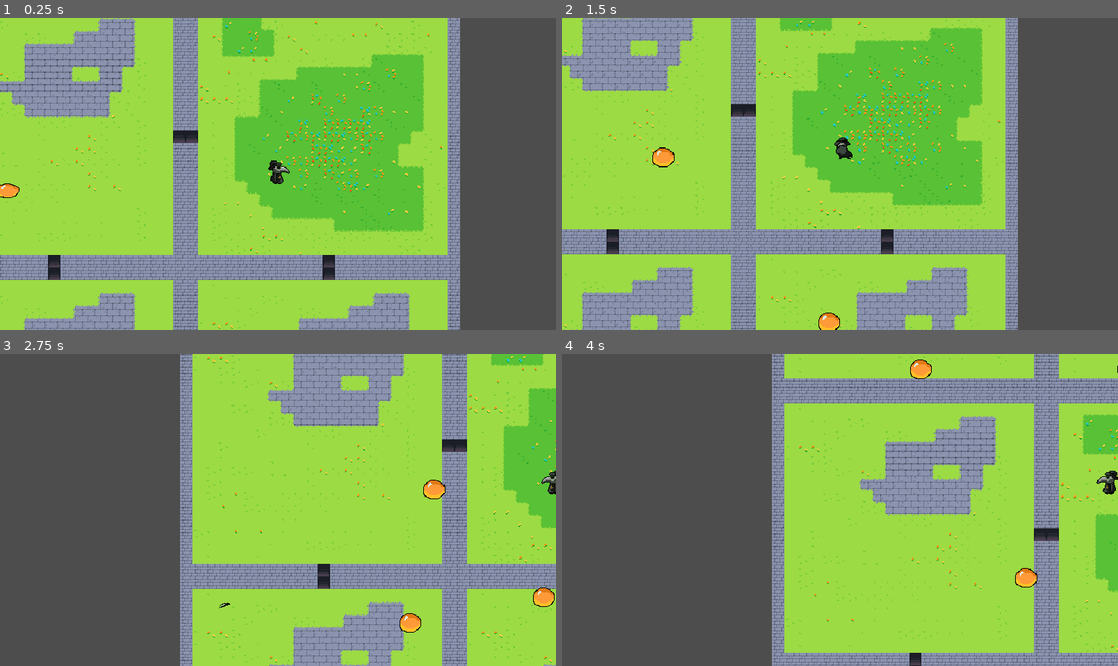
Above: before the commit, frames 1-4 (two rows, left to right).
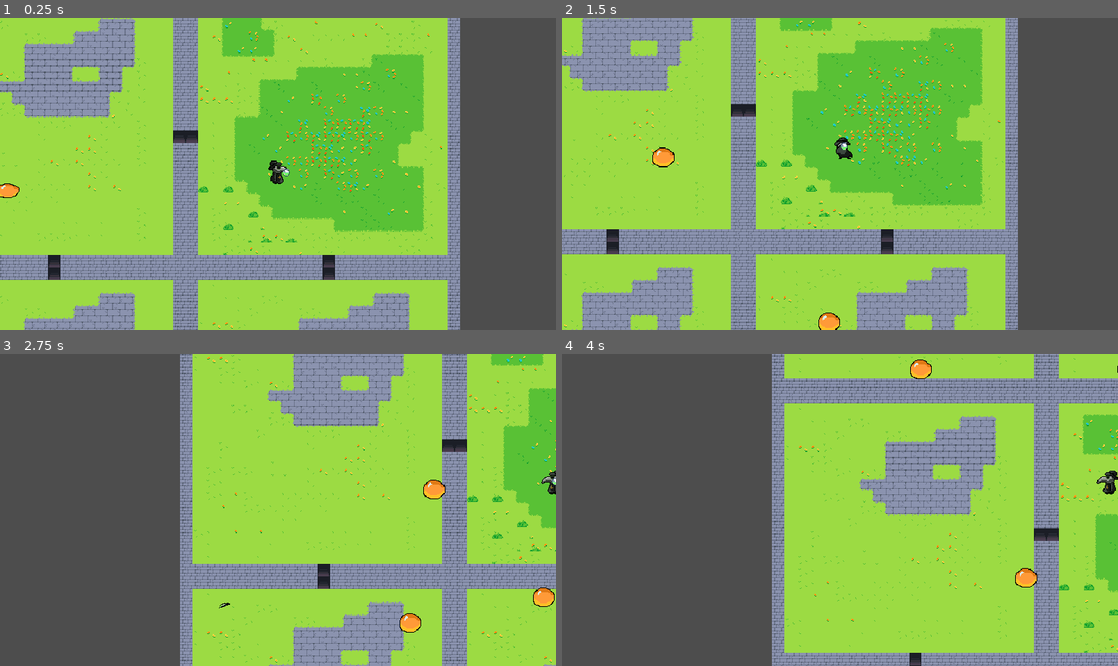
Above: after the commit, the same moments.

Repository: JohnHuber99/Black-Tower
Game: Godot game, scene res://Scenes/main.tscn
The game is run twice, just before and just after one commit, with the same random seed, the same clock (stepped at 60 frames per second) and the same inputs.
Inputs (mouse positions are in pixels of both pictures, inside the frame that each line leads up to):
- Up to frame 1 (0.25 s): no input
- Up to frame 2 (1.5 s): move the mouse to (962, 158) at 0.52 s; hold D (right) 0.53-1.28 s; click (962, 158) at 0.6 s; move the mouse to (728, 189) at 1.27 s; hold S (down) from 1.28 s (still down); tap Down (down_camera) at 1.35 s
- Up to frame 3 (2.75 s): move the mouse to (333, 441) at 2.02 s; release S (down) at 2.03 s; hold D (right) from 2.03 s (still down); hold Left (left_camera) from 2.03 s (still down)
- Up to frame 4 (4 s): move the mouse to (812, 572) at 2.77 s; release D (right) at 2.78 s; release Left (left_camera) at 2.78 s; hold W (up) 2.78-3.53 s; tap Right (right_camera) at 2.85 s; move the mouse to (1006, 556) at 3.52 s; hold A (left) from 3.53 s (still down); tap Mouse wheel down (scroll_down) at 3.6 s

The runs differ from the first frame. In frame 1, 0.2% of the frame differs, in the area x 35-54%, y 48-76%; in frame 2, 0.2%, in the area x 34-53%, y 39-68%; in frame 3, 0.2%; in frame 4, 0.1%.

Commit message:
added bush shaders
from https://godotshaders.com/shader/foliage-wind-shader/

Diff:
--- a/Rooms/Starting_Room.tscn
+++ b/Rooms/Starting_Room.tscn
@@ -1,10 +1,14 @@
-[gd_scene load_steps=11 format=4 uid="uid://c3elyorobl4bn"]
+[gd_scene load_steps=22 format=4 uid="uid://c3elyorobl4bn"]
 
 [ext_resource type="Texture2D" uid="uid://cmuu5ivjqf4ul" path="res://sprites/BT_Tile_Placeholders.png" id="1_bu3m2"]
 [ext_resource type="Texture2D" uid="uid://dxgpqhgixf3df" path="res://sprites/bt-tiles-1alt.png" id="2_6hxfx"]
-[ext_resource type="Script" uid="uid://by4s0xcvscd05" path="res://Scripts/Player_Dungeon_Spawn.gd" id="2_6kdjq"]
+[ext_resource type="Script" path="res://Scripts/Player_Dungeon_Spawn.gd" id="2_6kdjq"]
 [ext_resource type="Texture2D" uid="uid://byb3n8mayv5ee" path="res://sprites/bt-tiles-2.png" id="3_kxaeg"]
 [ext_resource type="Texture2D" uid="uid://bs8bj1a6wlevl" path="res://sprites/bt-tiles-22.png" id="4_8uvhx"]
+[ext_resource type="Texture2D" uid="uid://krdcm5bgx56o" path="res://sprites/bt-bushes.png" id="5_ya1nu"]
+[ext_resource type="Shader" path="res://Rooms/bushes_temp.gdshader" id="6_04yf4"]
+[ext_resource type="Shader" path="res://Rooms/bushes_temp_real.gdshader" id="6_8hpev"]
+[ext_resource type="Texture2D" uid="uid://bo3l6vy2ksjgf" path="res://sprites/Grenade.png" id="7_kt6p1"]
 
 [sub_resource type="TileSetAtlasSource" id="TileSetAtlasSource_1e4t7"]
 texture = ExtResource("1_bu3m2")
@@ -140,12 +144,63 @@
 1:5/0 = 0
 2:5/0 = 0
 
+[sub_resource type="TileSetAtlasSource" id="TileSetAtlasSource_rw0xc"]
+texture = ExtResource("5_ya1nu")
+0:0/0 = 0
+1:0/0 = 0
+0:1/0 = 0
+
 [sub_resource type="TileSet" id="TileSet_fvpet"]
 physics_layer_0/collision_layer = 1
 sources/0 = SubResource("TileSetAtlasSource_1e4t7")
 sources/1 = SubResource("TileSetAtlasSource_y5avg")
 sources/2 = SubResource("TileSetAtlasSource_sul7h")
 sources/3 = SubResource("TileSetAtlasSource_lvwv3")
+sources/4 = SubResource("TileSetAtlasSource_rw0xc")
+
+[sub_resource type="FastNoiseLite" id="FastNoiseLite_xoia7"]
+
+[sub_resource type="NoiseTexture2D" id="NoiseTexture2D_2d8ts"]
+width = 64
+height = 64
+noise = SubResource("FastNoiseLite_xoia7")
+
+[sub_resource type="ShaderMaterial" id="ShaderMaterial_sdump"]
+shader = ExtResource("6_8hpev")
+shader_parameter/pixel_mode = false
+shader_parameter/pixel_amount = 32.0
+shader_parameter/distortion = 0.027
+shader_parameter/texture_noise_system = true
+shader_parameter/noise_speed = 0.5
+shader_parameter/noise_direction = -1
+shader_parameter/worley_noise_system = false
+shader_parameter/worley_cell_density = 25.0
+shader_parameter/worley_speed = 2.0
+shader_parameter/edge_and_mask = false
+shader_parameter/alpha_value = 1.0
+shader_parameter/noise_texture = SubResource("NoiseTexture2D_2d8ts")
+
+[sub_resource type="FastNoiseLite" id="FastNoiseLite_1skxm"]
+
+[sub_resource type="NoiseTexture2D" id="NoiseTexture2D_ndsk8"]
+width = 16
+height = 16
+noise = SubResource("FastNoiseLite_1skxm")
+
+[sub_resource type="ShaderMaterial" id="ShaderMaterial_f4n7o"]
+shader = ExtResource("6_04yf4")
+shader_parameter/pixel_mode = false
+shader_parameter/pixel_amount = 256.0
+shader_parameter/distortion = 0.056
+shader_parameter/texture_noise_system = true
+shader_parameter/noise_speed = 3.0
+shader_parameter/noise_direction = -1
+shader_parameter/worley_noise_system = false
+shader_parameter/worley_cell_density = 10.0
+shader_parameter/worley_speed = 2.0
+shader_parameter/edge_and_mask = false
+shader_parameter/alpha_value = 1.0
+shader_parameter/noise_texture = SubResource("NoiseTexture2D_ndsk8")
 
 [node name="StartingRoom" type="Node2D"]
 
@@ -162,6 +217,17 @@
 tile_map_data = PackedByteArray("AAAGAPH/AgAAAAEAAAAGAPL/AgAAAAEAAAAGAPP/AgAAAAQAAAAGAPT/AgAAAAEAAAAGAPX/AwACAAMAAAAGAP …(3840 unchanged characters)…
 tile_set = SubResource("TileSet_fvpet")
 
+[node name="TileMapLayer4" type="TileMapLayer" parent="."]
+z_index = 2
+material = SubResource("ShaderMaterial_sdump")
+tile_map_data = PackedByteArray("AAADAPz/BAAAAAAAAAAGAP3/BAABAAAAAAAIAP3/BAABAAAAAAAFAPv/BAAAAAAAAAADAPn/BAAAAAAAAAABAPn/BAAAAAAAAAAFAP3/BAAAAAEAAAADAP7/BAAAAAEAAAAGAPz/BAAAAAEAAAA=")
+tile_set = SubResource("TileSet_fvpet")
+
+[node name="Sprite2D" type="Sprite2D" parent="TileMapLayer4"]
+material = SubResource("ShaderMaterial_f4n7o")
+position = Vector2(129, -122)
+texture = ExtResource("7_kt6p1")
+
 [node name="PlayerDungeonSpawn" type="Marker2D" parent="."]
 position = Vector2(118, -119)
 script = ExtResource("2_6kdjq")
--- /dev/null
+++ b/Rooms/bushes_temp.gdshader
@@ -0,0 +1,93 @@
+shader_type canvas_item;
+render_mode blend_mix;
+
+uniform bool pixel_mode = true;
+uniform float pixel_amount = 32.0;
+uniform float distortion : hint_range(0.0, 0.1) = 0.01;
+
+/// Noise Texture System
+uniform bool texture_noise_system = true;
+uniform float noise_speed = 1.0;
+uniform int noise_direction : hint_range(-1, 1) = -1;
+uniform sampler2D noise_texture : source_color ,repeat_enable;
+
+/// Worley System
+uniform bool worley_noise_system = false;
+uniform float worley_cell_density = 10.0;
+uniform float worley_speed = 2.0;
+
+/// Bordes Effect
+uniform sampler2D mask_texture : source_color, filter_nearest;
+uniform bool edge_and_mask = false;
+uniform float alpha_value : hint_range(0.0, 1.0) = 1.0;
+
+/// Worley Methods
+vec2 random(vec2 uv) {
+	return vec2(fract(sin(dot(uv.xy,
+		vec2(12.9898,78.233))) * 43758.5453123));
+}
+
+float worley(vec2 uv, float columns, float rows, float time) {
+
+	vec2 index_uv = floor(vec2(uv.x * columns, uv.y * rows));
+	vec2 fract_uv = fract(vec2(uv.x * columns, uv.y * rows));
+
+	float minimum_dist = 1.0;
+
+	for (int y= -1; y <= 1; y++) {
+		for (int x= -1; x <= 1; x++) {
+			vec2 neighbor = vec2(float(x),float(y));
+			vec2 point = random(index_uv + neighbor);
+			point = vec2( cos(time * point.x * worley_speed), sin(time * point.y * worley_speed) ) * 0.5 + 0.5;
+
+			vec2 diff = neighbor + point - fract_uv;
+			float dist = length(diff);
+			minimum_dist = min(minimum_dist, dist);
+		}
+	}
+
+	return minimum_dist;
+}
+
+void fragment() {
+	vec4 uv_result = vec4(0.0);
+	vec2 uv;
+
+	/// Pixel Mode
+	if (pixel_mode){
+		uv = floor(UV * pixel_amount) / pixel_amount;
+	}else{
+		uv = UV;
+	}
+
+	/// Noise Texture System
+	if (texture_noise_system){
+		vec4 noise_uv = texture(noise_texture, uv + TIME * noise_speed * float(noise_direction));
+		uv_result += noise_uv;
+	}
+
+	/// Worley Noise System
+	if (worley_noise_system){
+		float worley = worley(uv, worley_cell_density, worley_cell_density, TIME);
+		vec4 result = texture(TEXTURE, vec2(worley));
+		uv_result += result;
+	}
+
+	/// Blend
+	vec2 noise_uv = mix(uv, uv_result.rg, distortion);
+
+	if (edge_and_mask){
+		vec4 base = texture(TEXTURE, uv);
+		vec4 blend = texture(mask_texture, noise_uv);
+
+		vec4 final_color = mix(base, blend, blend.a);
+
+		COLOR = final_color;
+		COLOR.a = (texture(TEXTURE, noise_uv).a) * alpha_value;
+	}
+	else
+	{
+		COLOR = texture(TEXTURE, noise_uv);
+		COLOR.a = (texture(TEXTURE, noise_uv).a) * alpha_value;
+	}
+}
--- /dev/null
+++ b/Rooms/bushes_temp_real.gdshader
@@ -0,0 +1,93 @@
+shader_type canvas_item;
+render_mode blend_mix;
+
+uniform bool pixel_mode = true;
+uniform float pixel_amount = 32.0;
+uniform float distortion : hint_range(0.0, 0.1) = 0.01;
+
+/// Noise Texture System
+uniform bool texture_noise_system = true;
+uniform float noise_speed = 1.0;
+uniform int noise_direction : hint_range(-1, 1) = -1;
+uniform sampler2D noise_texture : source_color ,repeat_enable;
+
+/// Worley System
+uniform bool worley_noise_system = false;
+uniform float worley_cell_density = 10.0;
+uniform float worley_speed = 2.0;
+
+/// Bordes Effect
+uniform sampler2D mask_texture : source_color, filter_nearest;
+uniform bool edge_and_mask = false;
+uniform float alpha_value : hint_range(0.0, 1.0) = 1.0;
+
+/// Worley Methods
+vec2 random(vec2 uv) {
+	return vec2(fract(sin(dot(uv.xy,
+		vec2(12.9898,78.233))) * 43758.5453123));
+}
+
+float worley(vec2 uv, float columns, float rows, float time) {
+
+	vec2 index_uv = floor(vec2(uv.x * columns, uv.y * rows));
+	vec2 fract_uv = fract(vec2(uv.x * columns, uv.y * rows));
+
+	float minimum_dist = 1.0;
+
+	for (int y= -1; y <= 1; y++) {
+		for (int x= -1; x <= 1; x++) {
+			vec2 neighbor = vec2(float(x),float(y));
+			vec2 point = random(index_uv + neighbor);
+			point = vec2( cos(time * point.x * worley_speed), sin(time * point.y * worley_speed) ) * 0.5 + 0.5;
+
+			vec2 diff = neighbor + point - fract_uv;
+			float dist = length(diff);
+			minimum_dist = min(minimum_dist, dist);
+		}
+	}
+
+	return minimum_dist;
+}
+
+void fragment() {
+	vec4 uv_result = vec4(0.0);
+	vec2 uv;
+
+	/// Pixel Mode
+	if (pixel_mode){
+		uv = floor(UV * pixel_amount) / pixel_amount;
+	}else{
+		uv = UV;
+	}
+
+	/// Noise Texture System
+	if (texture_noise_system){
+		vec4 noise_uv = texture(noise_texture, uv + TIME * noise_speed * float(noise_direction));
+		uv_result += noise_uv;
+	}
+
+	/// Worley Noise System
+	if (worley_noise_system){
+		float worley = worley(uv, worley_cell_density, worley_cell_density, TIME);
+		vec4 result = texture(TEXTURE, vec2(worley));
+		uv_result += result;
+	}
+
+	/// Blend
+	vec2 noise_uv = mix(uv, uv_result.rg, distortion);
+
+	if (edge_and_mask){
+		vec4 base = texture(TEXTURE, uv);
+		vec4 blend = texture(mask_texture, noise_uv);
+
+		vec4 final_color = mix(base, blend, blend.a);
+
+		COLOR = final_color;
+		COLOR.a = (texture(TEXTURE, noise_uv).a) * alpha_value;
+	}
+	else
+	{
+		COLOR = texture(TEXTURE, noise_uv);
+		COLOR.a = (texture(TEXTURE, noise_uv).a) * alpha_value;
+	}
+}
Not shown: 1 places in Rooms/Door.tscn that only renumber resources
Not shown: 1 places in Rooms/Normal_Room.tscn that only renumber resources
Not shown: 1 places in Scenes/main.tscn that only renumber resources
Not shown: 2 places in Scenes/player.tscn that only renumber resources
Binary file added: sprites/bt-bushes.png
Not shown, added: sprites/bt-bushes.png.import
